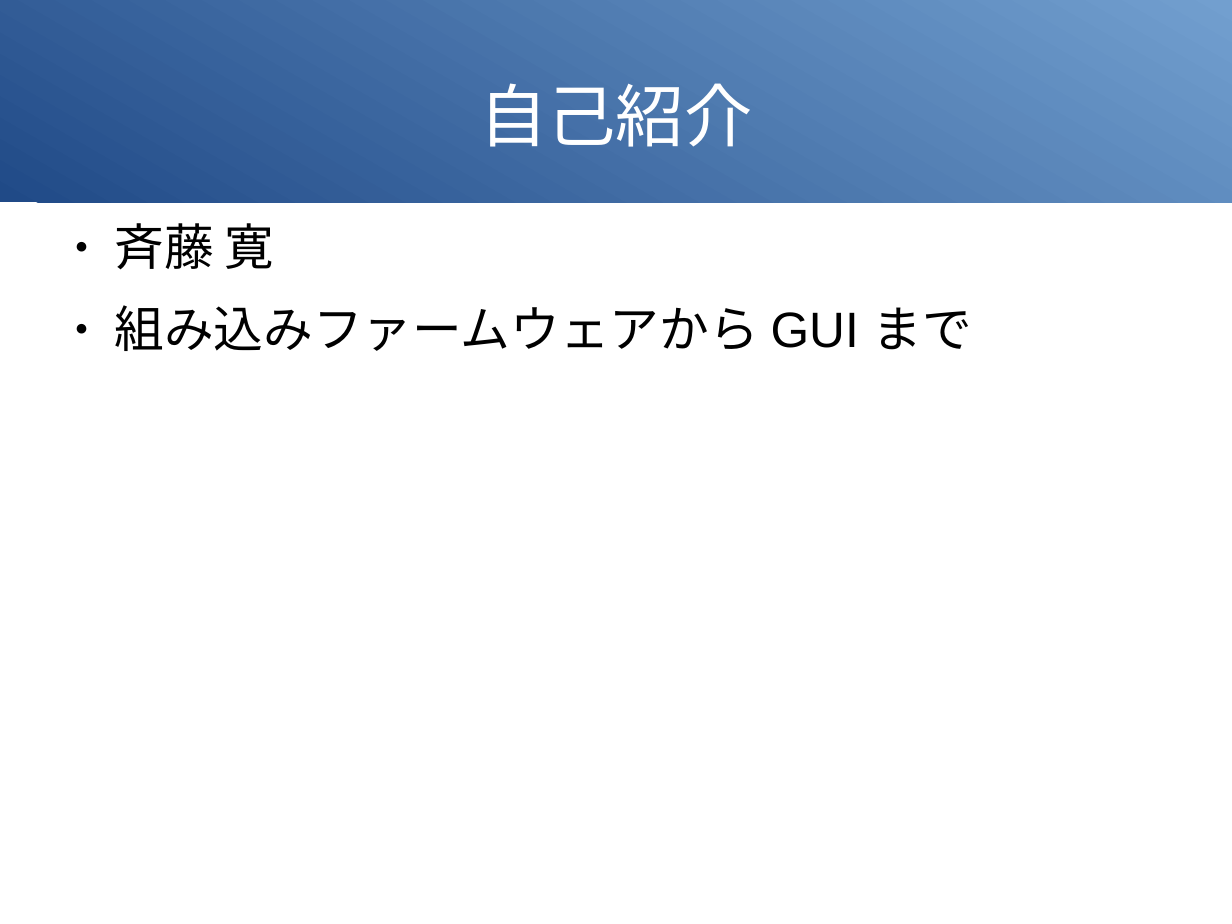
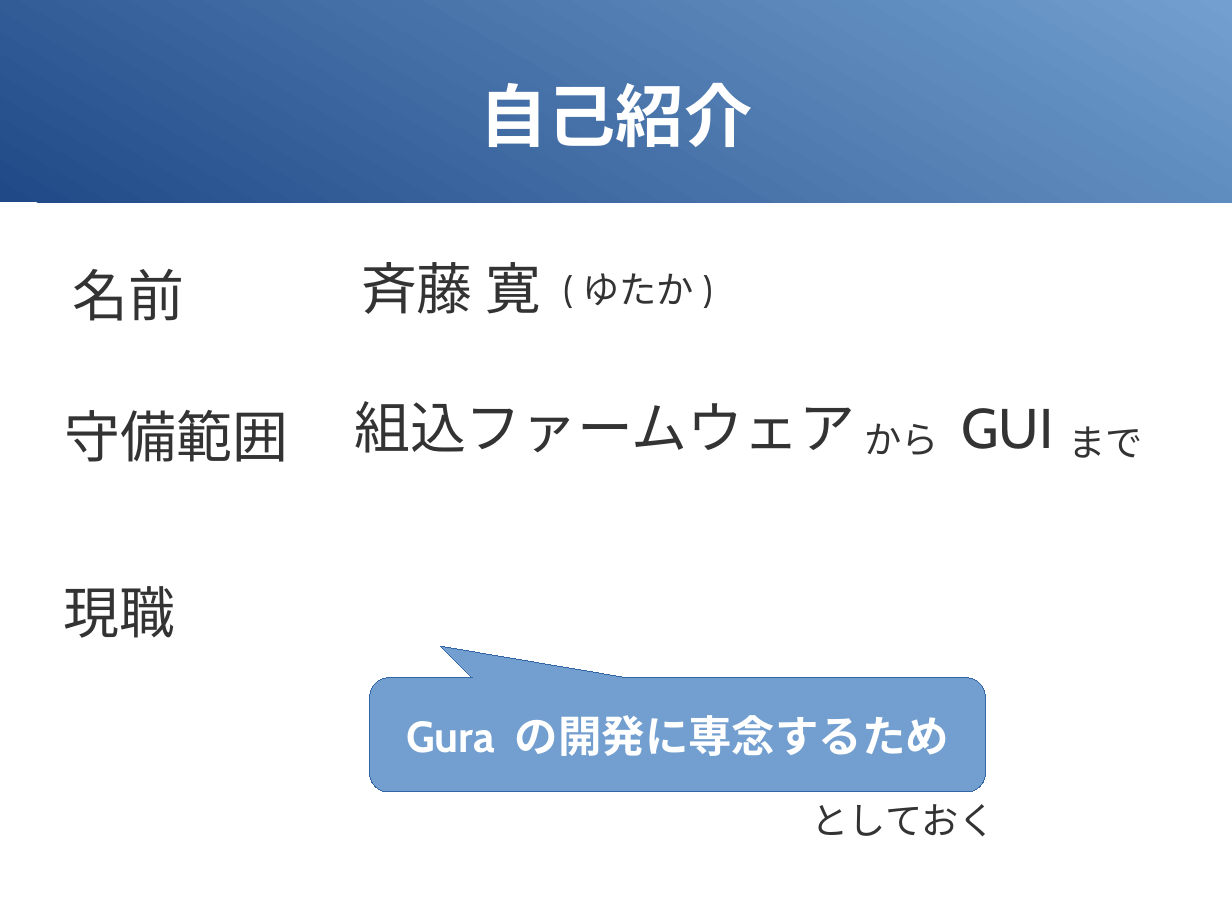
Before and after one commit to gura-lang/gura-doc, a slide deck: slide 2 of presentation/gura-intro.odp. Drawn at 1232x924 pixels with LibreOffice and Linux fonts; fonts in the diff are those of the drawing. Boxes give left, top, right and bottom in pixels: in the first picture for what was removed or moved away, otherwise in the second. Text is boxed around its words. In the diff, an @@ line names an element or a change of style, - is before the commit and + after.

Commit message:
added presentation

```diff
--- a/presentation/gura-intro.odp
+++ b/presentation/gura-intro.odp
@@ title "自己紹介" at (479,83,752,147): font Arial to Cabin, bold on @@
@@ text removed at (114,223,972,351) @@
-● 斉藤 寛
-● 組み込みファームウェアから GUI まで
@@ text added at (73,269,185,321), 36 pt, text #333333 @@
+名前
@@ text added at (361,262,541,314), 36 pt, text #333333 @@
+斉藤 寛
@@ text added at (582,273,694,305), 24 pt, text #333333 @@
+(ゆたか)
@@ text added at (65,410,289,462), 36 pt, text #333333 @@
+守備範囲
@@ text added at (354,401,855,453), 36 pt, text #333333 @@
+組込ファームウェア
@@ text added at (961,408,1053,449), 36 pt, text #333333 @@
+GUI
@@ text added at (865,423,939,455), 24 pt, text #333333 @@
+から
@@ text added at (1068,426,1142,458), 24 pt, text #333333 @@
+まで
@@ text added at (64,586,176,638), 36 pt, text #333333 @@
+現職
@@ rounded speech box added at (370,677,986,792), fill #729FCF, outline #3465A4 0 pt, 28 pt, text #FFFFFF, bold @@
+Gura の開発に専念するため
@@ text added at (812,804,996,836), 24 pt, text #333333 @@
+としておく
```
Also in this commit, not shown: 13 other slides changed, 1 slide added, 1 slide removed, 1 other file.
